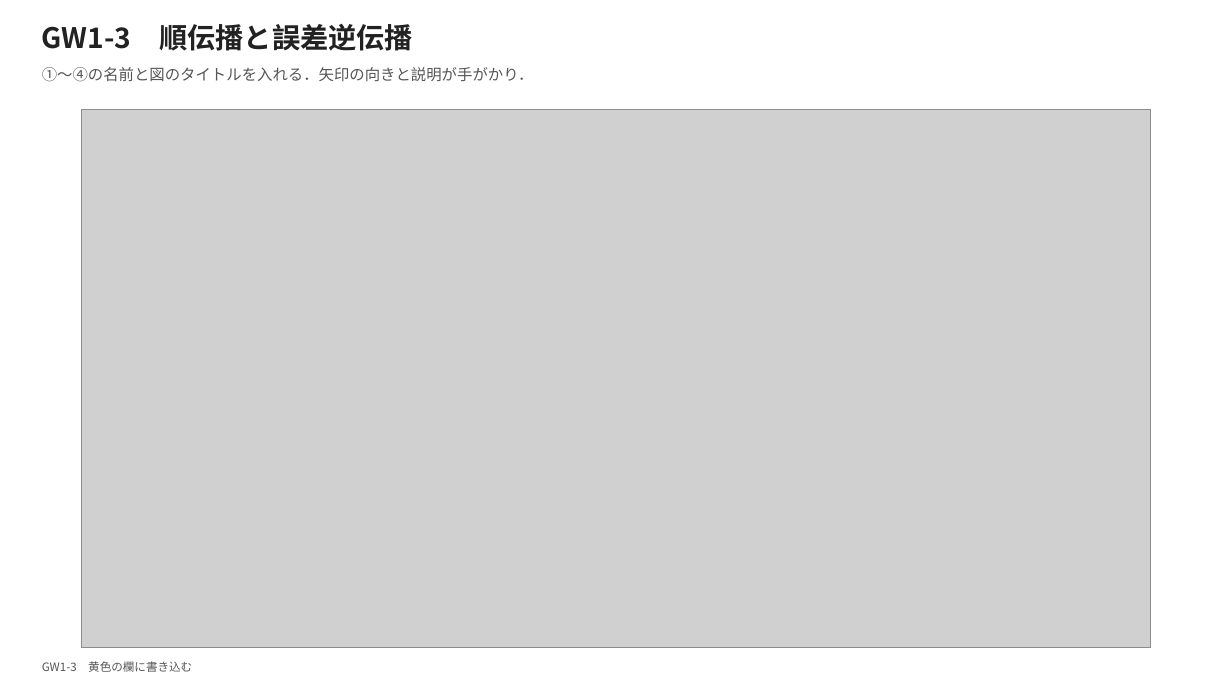
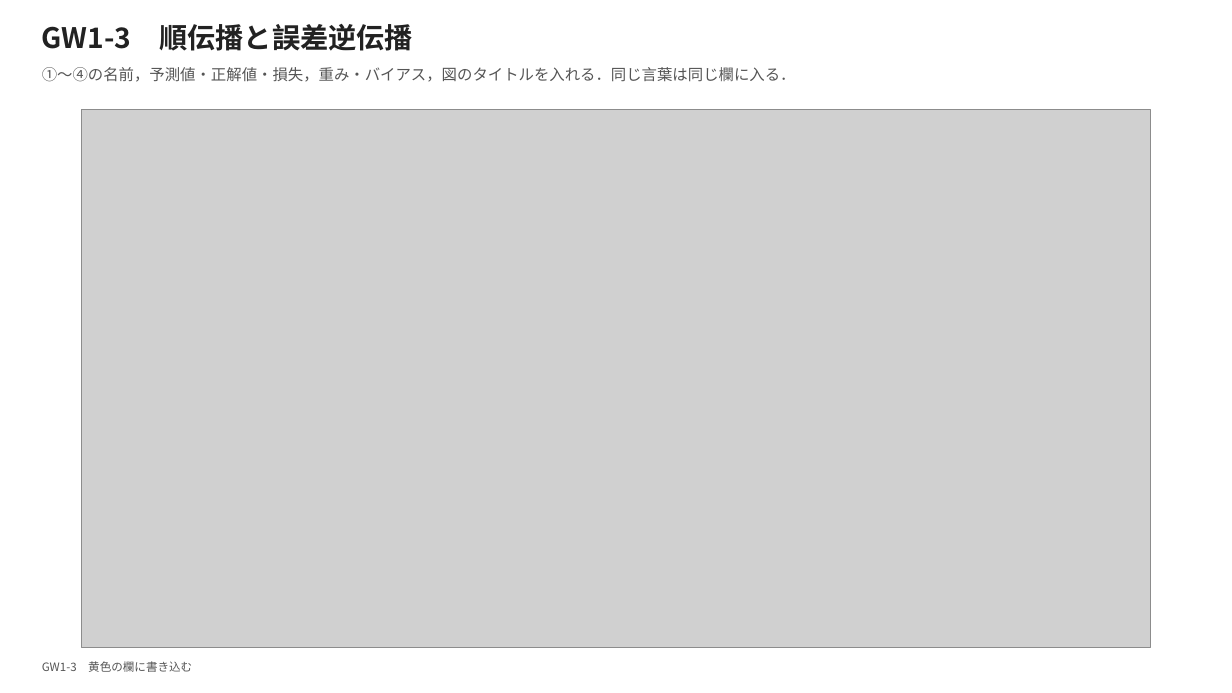
Before and after one commit to RNMUDS/2026AI_TD, a slide deck: slide 3 of docs/slides/aitd1_week1_groupwork.pptx. Drawn at 1232x693 pixels with LibreOffice and Linux fonts; fonts in the diff are those of the drawing; grey boxes stand for pictures. Boxes give left, top, right and bottom in pixels: in the first picture for what was removed or moved away, otherwise in the second. Text is boxed around its words. In the diff, an @@ line names an element or a change of style, - is before the commit and + after.

```diff
--- a/docs/slides/aitd1_week1_groupwork.pptx
+++ b/docs/slides/aitd1_week1_groupwork.pptx
@@ text at bbox=[42, 67, 796, 82]: text changed @@
-①〜④の名前と図のタイトルを入れる．矢印の向きと説明が手がかり．
+①〜④の名前，予測値・正解値・損失，重み・バイアス，図のタイトルを入れる．同じ言葉は同じ欄に入る．
```
Also in this commit, not shown: 1 other slide changed, 9 other files.
